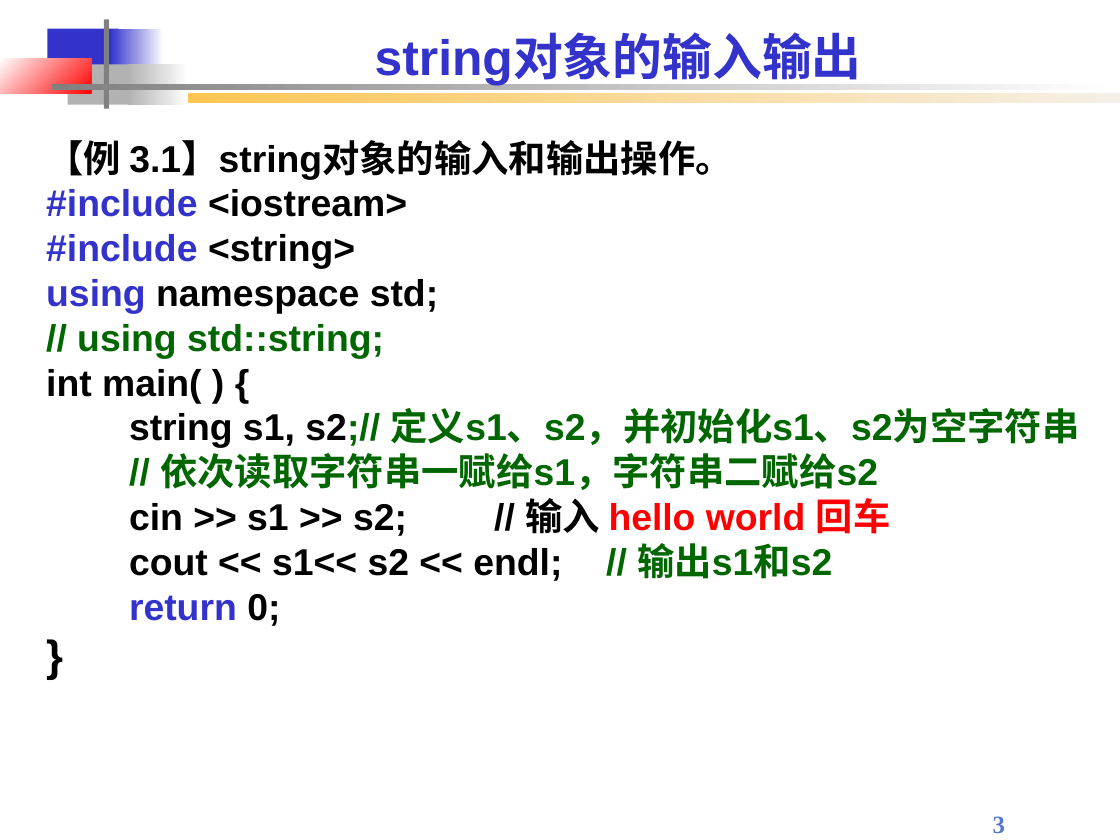
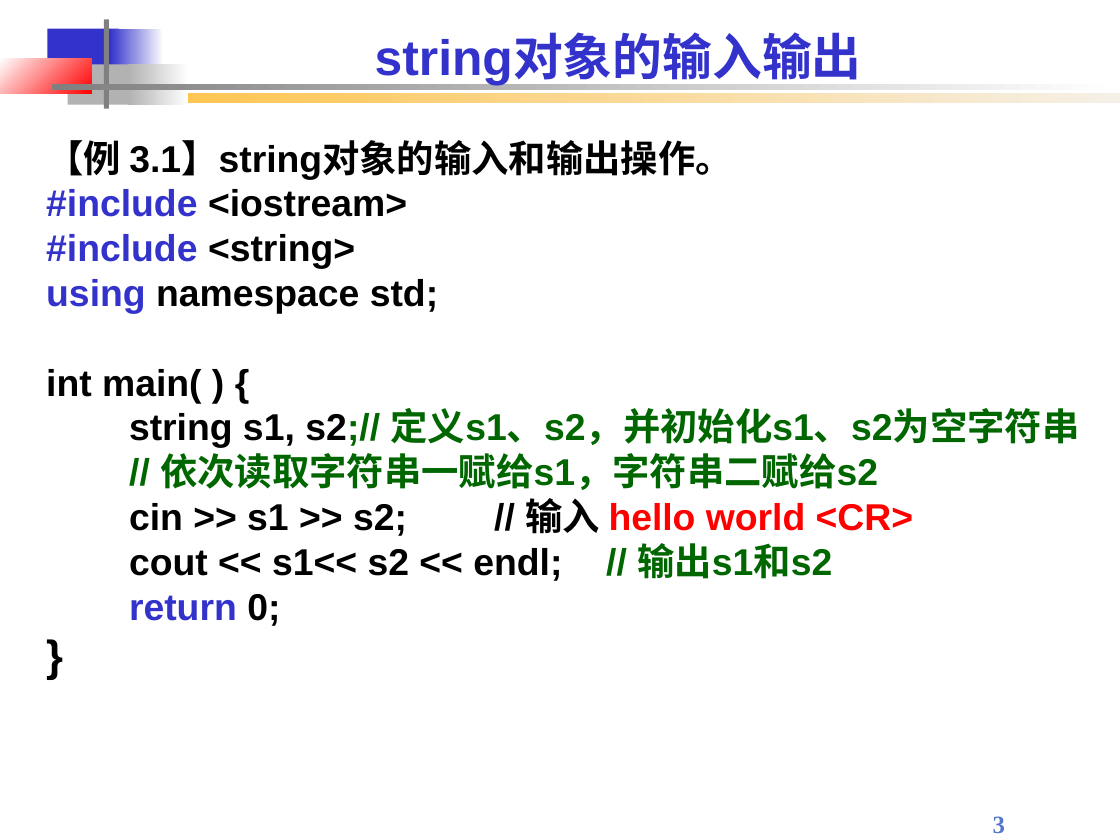
Before and after one commit to Changhe160/Changhe160.github.io, a slide deck: slide 3 of teachingRes/Cplusplus/string and vector.ppt. Drawn at 1120x840 pixels with LibreOffice and Linux fonts; fonts in the diff are those of the drawing; background and template pictures are left out. Boxes give left, top, right and bottom in pixels: in the first picture for what was removed or moved away, otherwise in the second. Text is boxed around its words. In the diff, an @@ line names an element or a change of style, - is before the commit and + after.

```diff
--- a/teachingRes/Cplusplus/string and vector.ppt
+++ b/teachingRes/Cplusplus/string and vector.ppt
@@ text at [77,324,384,359]: paragraph removed @@
-// using std::string;
@@ text at [129,498,914,536]: text changed @@
-cin >> s1 >> s2; // 输入 hello world 回车
+cin >> s1 >> s2; // 输入 hello world <CR>
```
Also in this commit, not shown: 15 other slides changed, 1 other file.
